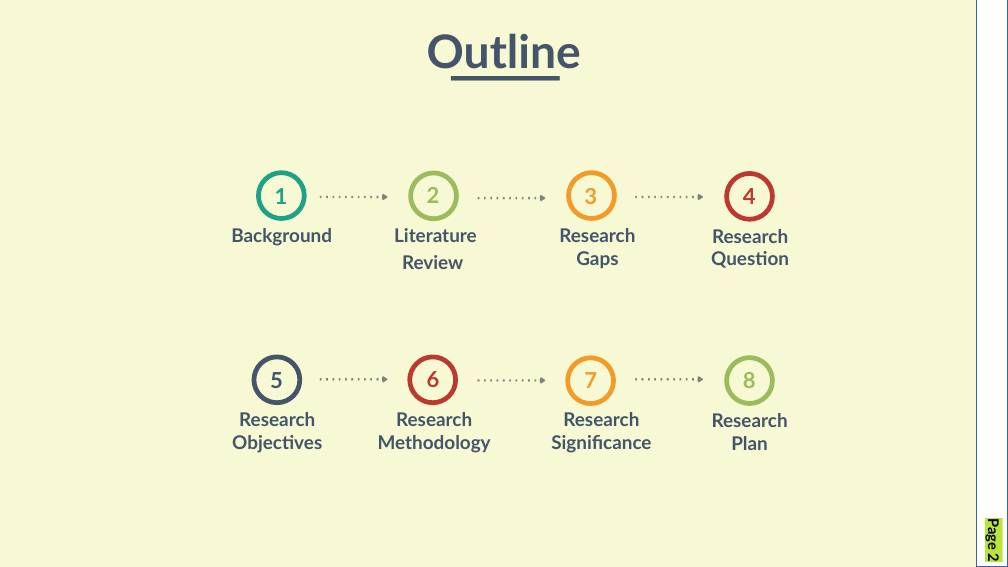
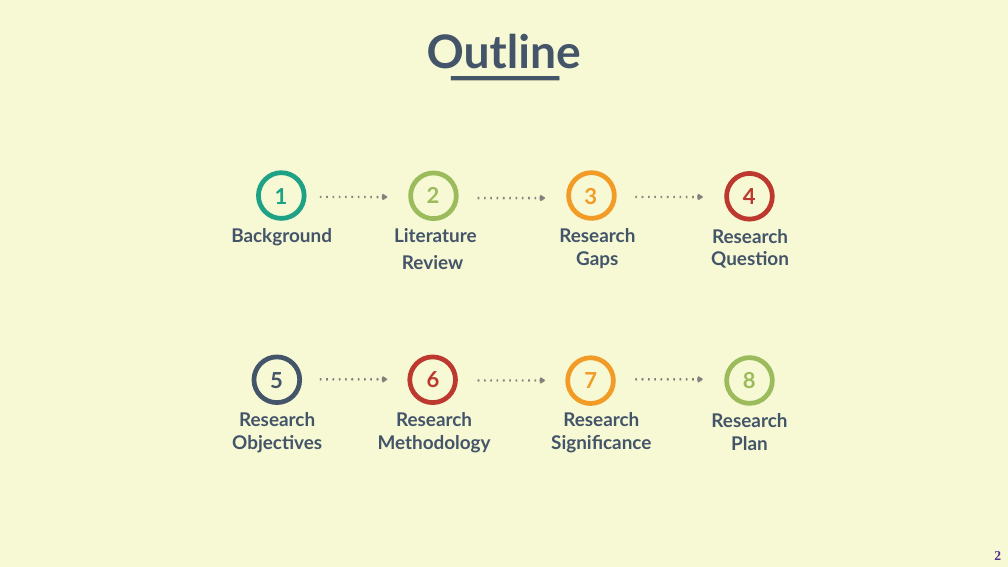
Before and after one commit to mcaple/TRM, a slide deck: slide 2 of CA1.pptx. Drawn at 1008x567 pixels with LibreOffice and Linux fonts; fonts in the diff are those of the drawing. Boxes give left, top, right and bottom in pixels: in the first picture for what was removed or moved away, otherwise in the second. Text is boxed around its words. In the diff, an @@ line names an element or a change of style, - is before the commit and + after.

```diff
--- a/CA1.pptx
+++ b/CA1.pptx
@@ rectangle removed at (977, 0, 1008, 567) @@
@@ page number at (994, 551, 1001, 560): rotation 90 to 0 degrees @@
@@ page number at (994, 551, 1001, 560): text changed; size 28 to 26 pt; font Lato to Times New Roman; text colour #000000 to #55308D @@
-Page 2
+2
```
Also in this commit, not shown: 15 other slides changed, 27 slides added, 5 slides removed, 10 other files.
